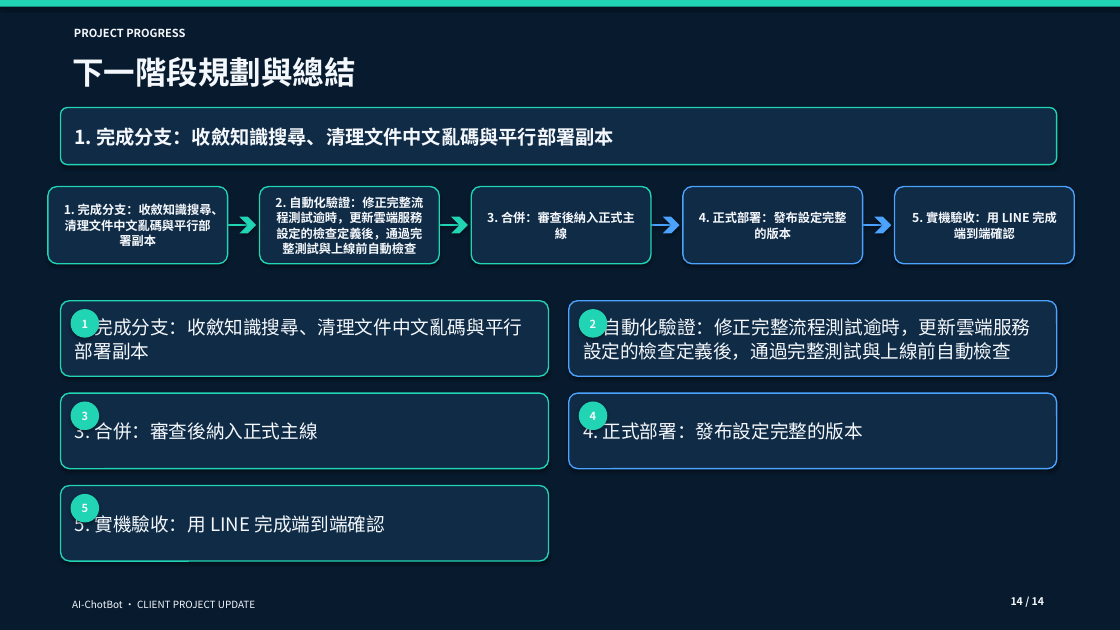
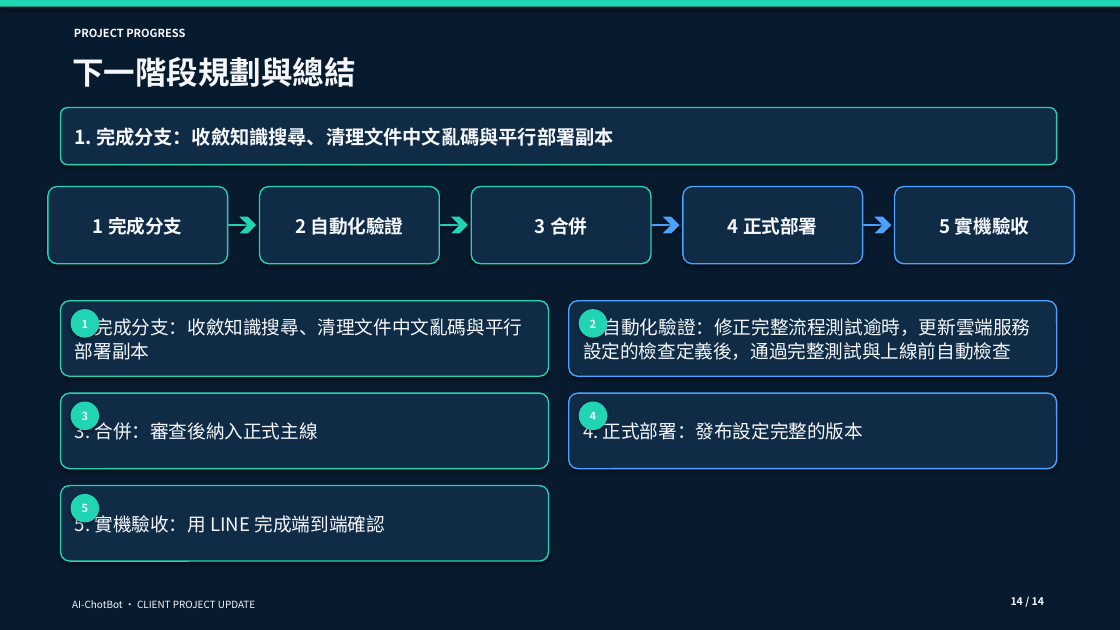
Before and after one commit to yamopeng0918/AI-ChotBot, a slide deck: slide 14 of docs/presentations/AI-ChotBot-project-progress-client.pptx. Drawn at 1120x630 pixels with LibreOffice and Linux fonts; fonts in the diff are those of the drawing. Boxes give left, top, right and bottom in pixels: in the first picture for what was removed or moved away, otherwise in the second. Text is boxed around its words. In the diff, an @@ line names an element or a change of style, - is before the commit and + after.

```diff
--- a/docs/presentations/AI-ChotBot-project-progress-client.pptx
+++ b/docs/presentations/AI-ChotBot-project-progress-client.pptx
@@ text in rounded rectangle at (x1=93, y1=217, x2=182, y2=235): text changed; size 10.5 to 16 pt @@
-1. 完成分支：收斂知識搜尋、清理文件中文亂碼與平行部署副本
+1 完成分支
@@ text in rounded rectangle at (x1=295, y1=217, x2=403, y2=235): text changed; size 10.5 to 16 pt @@
-2. 自動化驗證：修正完整流程測試逾時，更新雲端服務設定的檢查定義後，通過完整測試與上線前自動檢查
+2 自動化驗證
@@ text in rounded rectangle at (x1=535, y1=217, x2=587, y2=235): text changed; size 10.5 to 16 pt @@
-3. 合併：審查後納入正式主線
+3 合併
@@ text in rounded rectangle at (x1=728, y1=217, x2=817, y2=235): text changed; size 10.5 to 16 pt @@
-4. 正式部署：發布設定完整的版本
+4 正式部署
@@ text in rounded rectangle at (x1=940, y1=217, x2=1029, y2=235): text changed; size 10.5 to 16 pt @@
-5. 實機驗收：用 LINE 完成端到端確認
+5 實機驗收
```
Also in this commit, not shown: 1 other slide changed, 4 other files.
